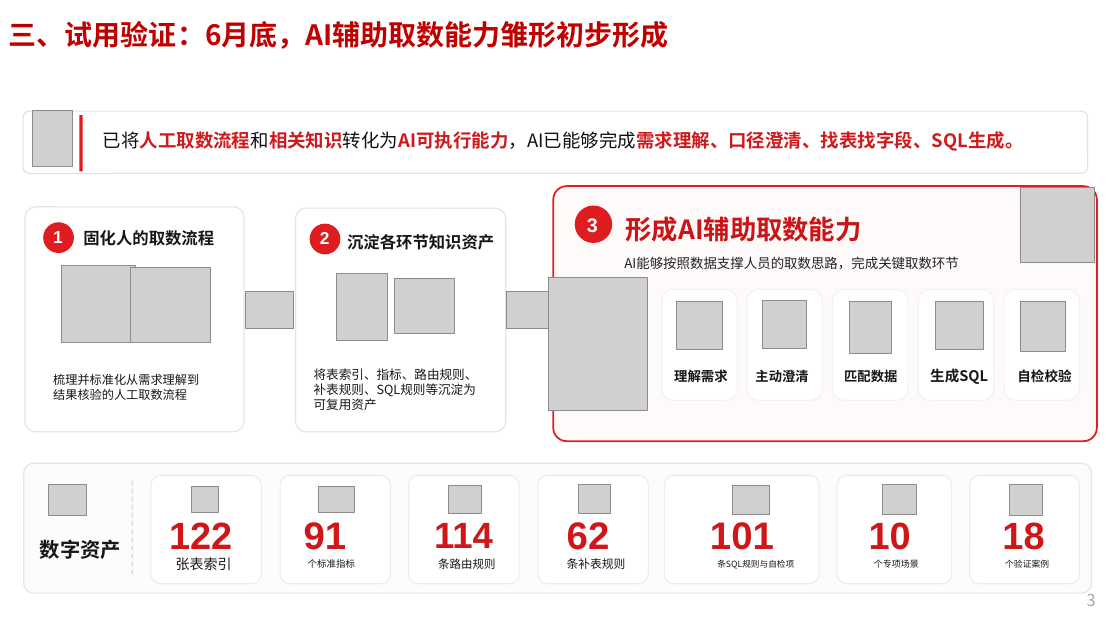
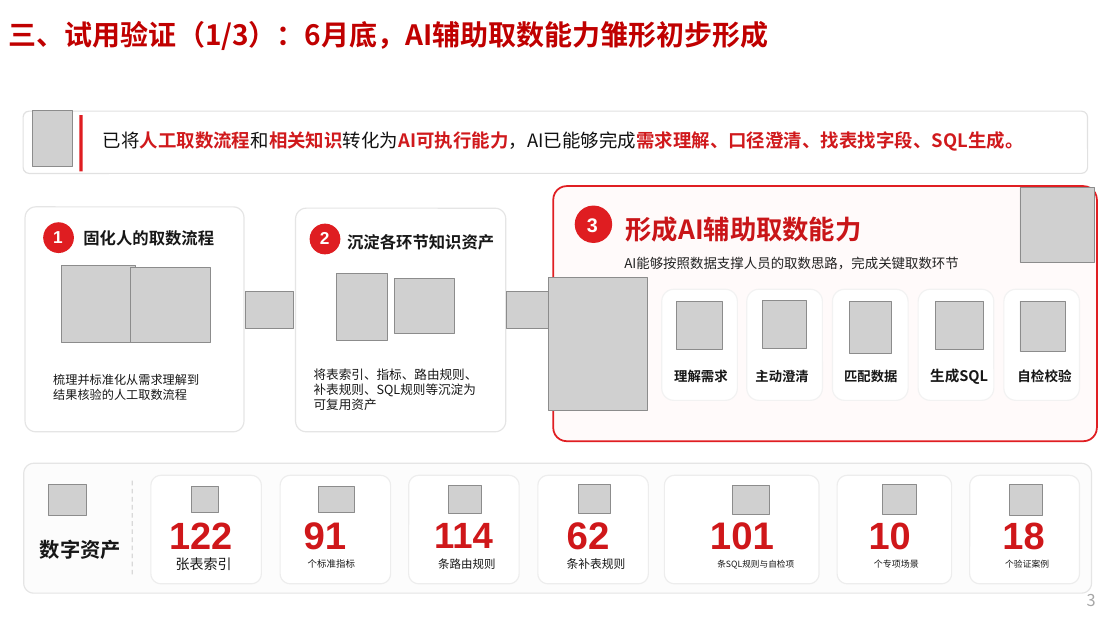
Before and after one commit to azqbozi/ppt-notes, a slide deck: slide 3 of 关于建立广州市场经营数据字典的汇报20260604v10（cxc） - 副本.pptx. Drawn at 1120x630 pixels with LibreOffice and Linux fonts; fonts in the diff are those of the drawing; grey boxes stand for pictures; background and template pictures are left out. Boxes give left, top, right and bottom in pixels: in the first picture for what was removed or moved away, otherwise in the second. Text is boxed around its words. In the diff, an @@ line names an element or a change of style, - is before the commit and + after.

```diff
--- a/关于建立广州市场经营数据字典的汇报20260604v10（cxc） - 副本.pptx
+++ b/关于建立广州市场经营数据字典的汇报20260604v10（cxc） - 副本.pptx
@@ title at box(9, 21, 769, 50): text changed @@
-三、试用验证：6月底，AI辅助取数能力雏形初步形成
+三、试用验证（1/3）：6月底，AI辅助取数能力雏形初步形成
```
Also in this commit, not shown: 3 other slides changed, 2 slides added, 2 slides removed, 4 other files.
